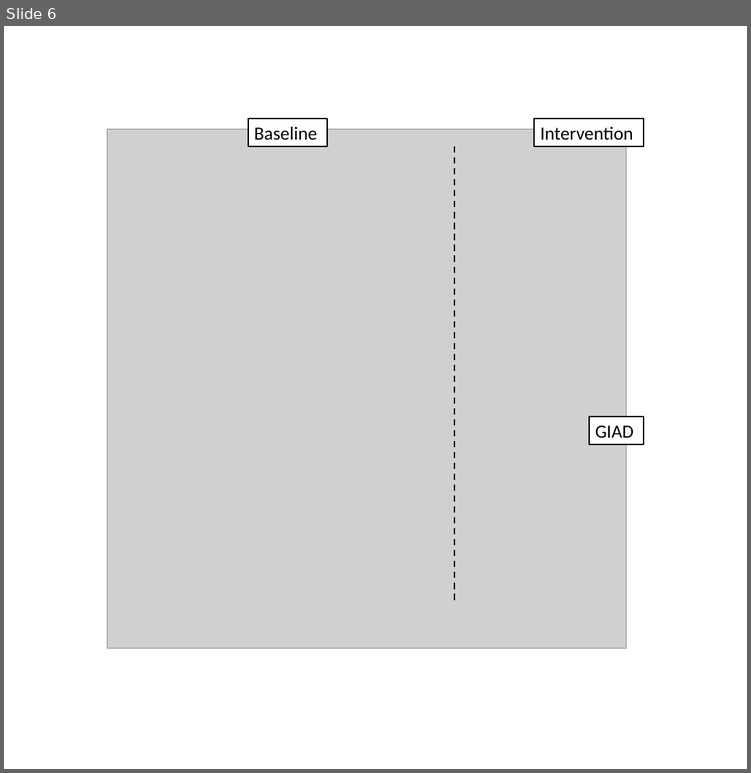
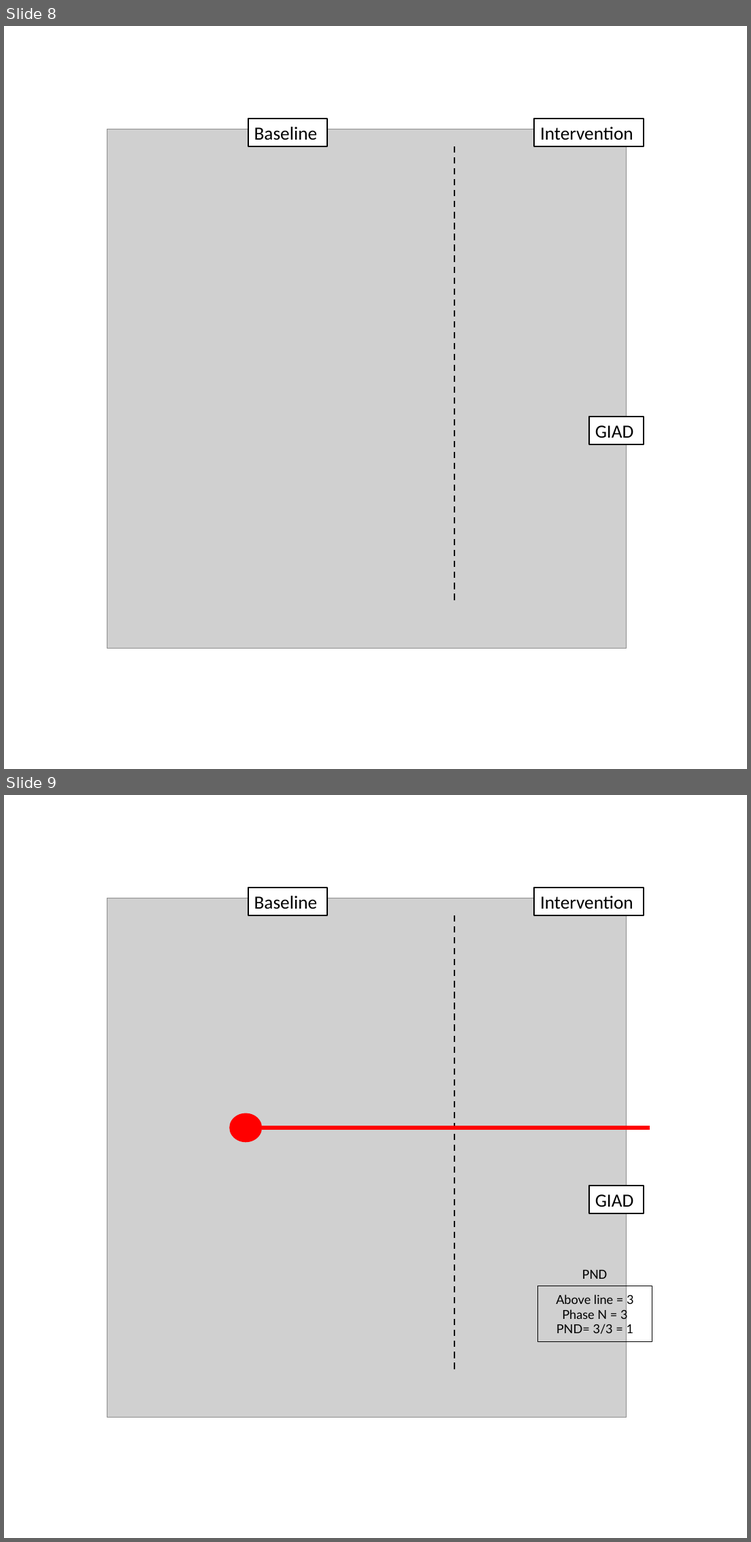
Before and after one commit to Jim-Wright90/aaron_pilot_data, a slide deck: visual_analysis.pptx. Shown one above the other, each under a label of ours: slide 6 before the commit, slides 8 and 9 after it. The pictures are 751x773 and 751x1542 pixels, drawn with LibreOffice and Linux fonts; fonts in the diff are those of the drawing; grey boxes stand for pictures. Boxes give left, top, right and bottom in pixels: in the first picture for what was removed or moved away, otherwise in the second. Text is boxed around its words. In the diff, an @@ line names an element or a change of style, - is before the commit and + after.

```diff
--- a/visual_analysis.pptx
+++ b/visual_analysis.pptx
@@ slide 9 added at bbox=[4, 795, 747, 1538], background #FFFFFF @@
@@ rectangle added at bbox=[248, 887, 327, 915], fill #FFFFFF, outline #000000 1.5 pt, 24 pt, text #000000 @@
+Baseline
@@ rectangle added at bbox=[534, 887, 643, 915], fill #FFFFFF, outline #000000 1.5 pt, 24 pt, text #000000 @@
+Intervention
@@ picture added at bbox=[107, 898, 626, 1417] @@
@@ line added from (454, 915) to (454, 1370), #000000 2 pt dashed @@
@@ ellipse added at bbox=[229, 1113, 262, 1142], fill #FF0000 @@
@@ line added from (262, 1128) to (649, 1128), #FF0000 5 pt @@
@@ rectangle added at bbox=[589, 1185, 643, 1213], fill #FFFFFF, outline #000000 1.5 pt, 24 pt, text #000000 @@
+GIAD
@@ text added at bbox=[582, 1270, 606, 1278], 18 pt, text #000000 @@
+PND
@@ rectangle added at bbox=[538, 1286, 651, 1342], outline #000000 0.75 pt, 16 pt, text #000000 @@
+Above line = 3
+Phase N = 3
+PND= 3/3 = 1
@@ what was slide 6 is now slide 8 @@
```
Also in this commit, not shown: 2 other slides added, 25 other files.
